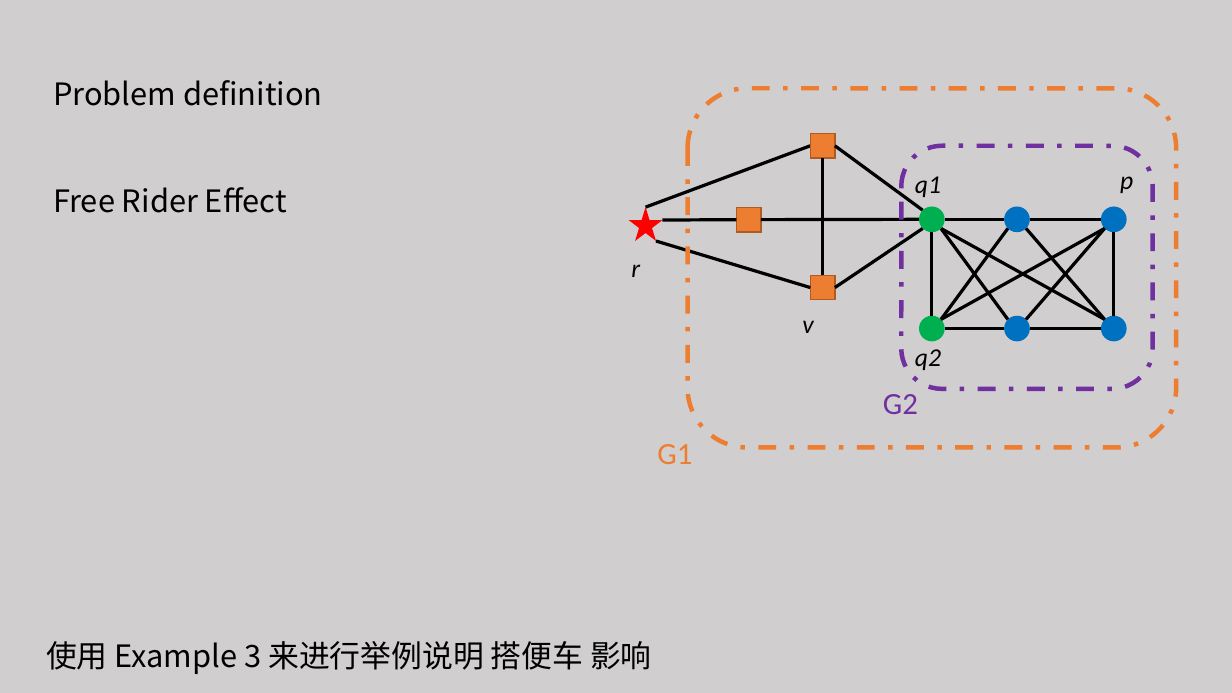
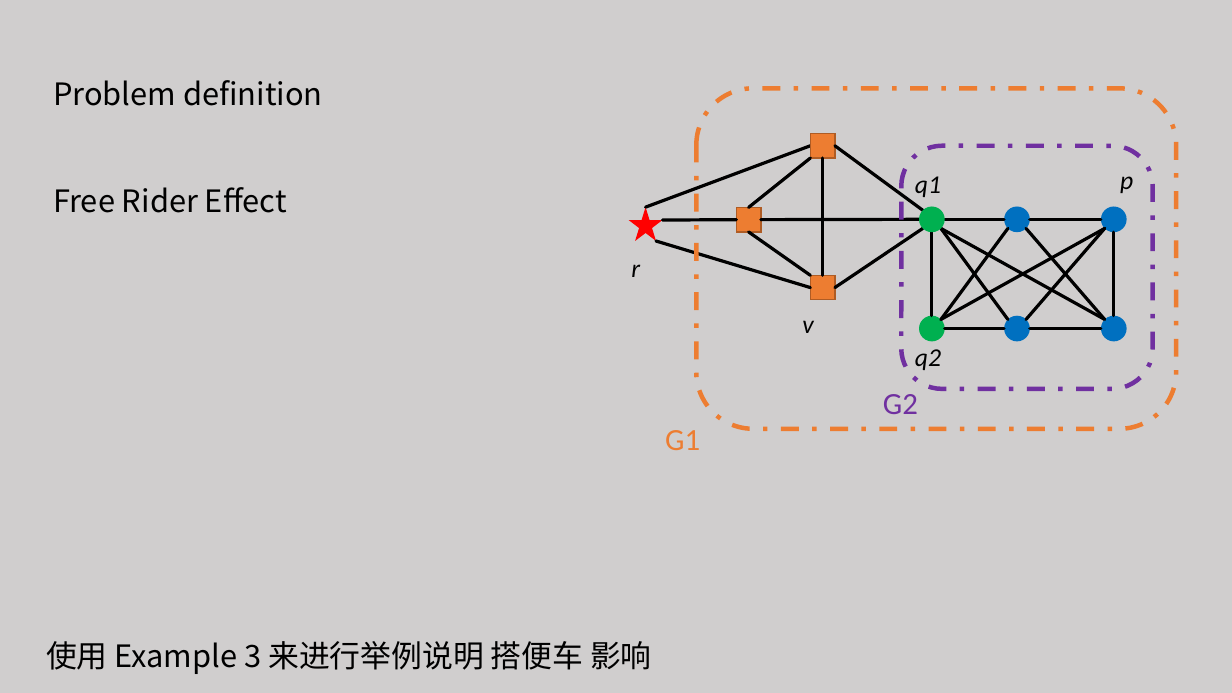
Before and after one commit to tianzhuwei/PPT, a slide deck: slide 7 of Approximate Closest Community Search in Networks.pptx (slide 9 before the commit). Drawn at 1232x693 pixels with LibreOffice and Linux fonts; fonts in the diff are those of the drawing. Boxes give left, top, right and bottom in pixels: in the first picture for what was removed or moved away, otherwise in the second. Text is boxed around its words. In the diff, an @@ line names an element or a change of style, - is before the commit and + after.

```diff
--- a/Approximate Closest Community Search in Networks.pptx
+++ b/Approximate Closest Community Search in Networks.pptx
@@ rounded rectangle: place and size @@
-rounded rectangle at (688,89,1177,448)
+rounded rectangle at (697,89,1177,429)
@@ line added from (749, 207) to (811, 158), #000000 2.5 pt @@
@@ line added from (811, 275) to (749, 232), #000000 2.5 pt @@
@@ text "G1": place and size @@
-text "G1" at (657,444,692,464)
+text "G1" at (665,430,700,450)
```
Also in this commit, not shown: 7 other slides changed, 1 slide removed.
